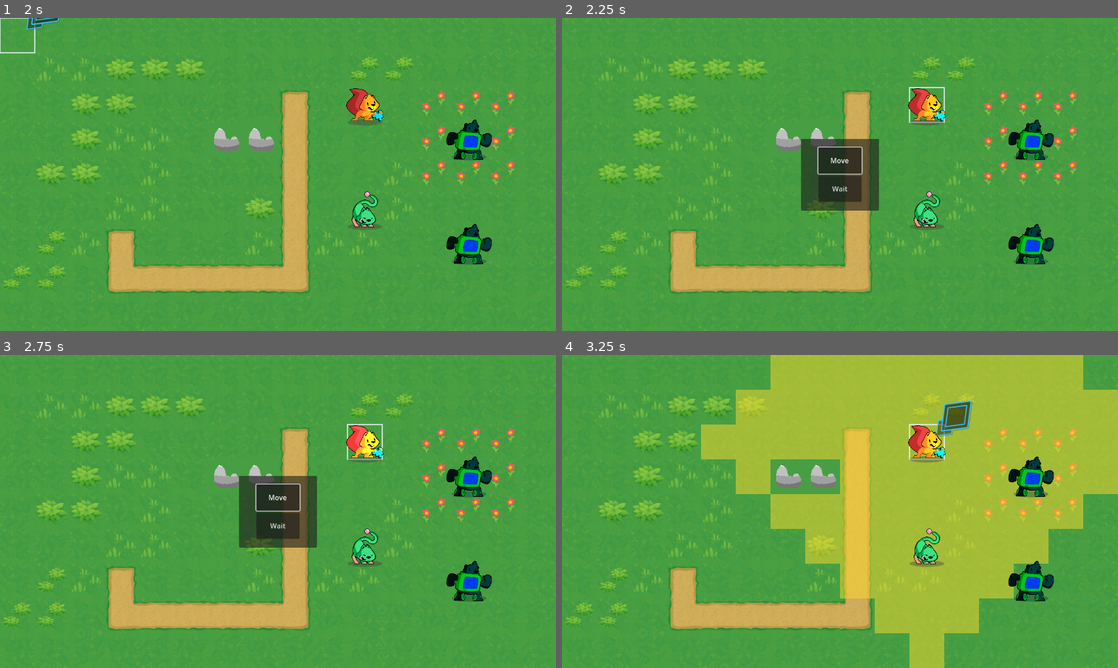
Above: before the commit, frames 1-4 (two rows, left to right).
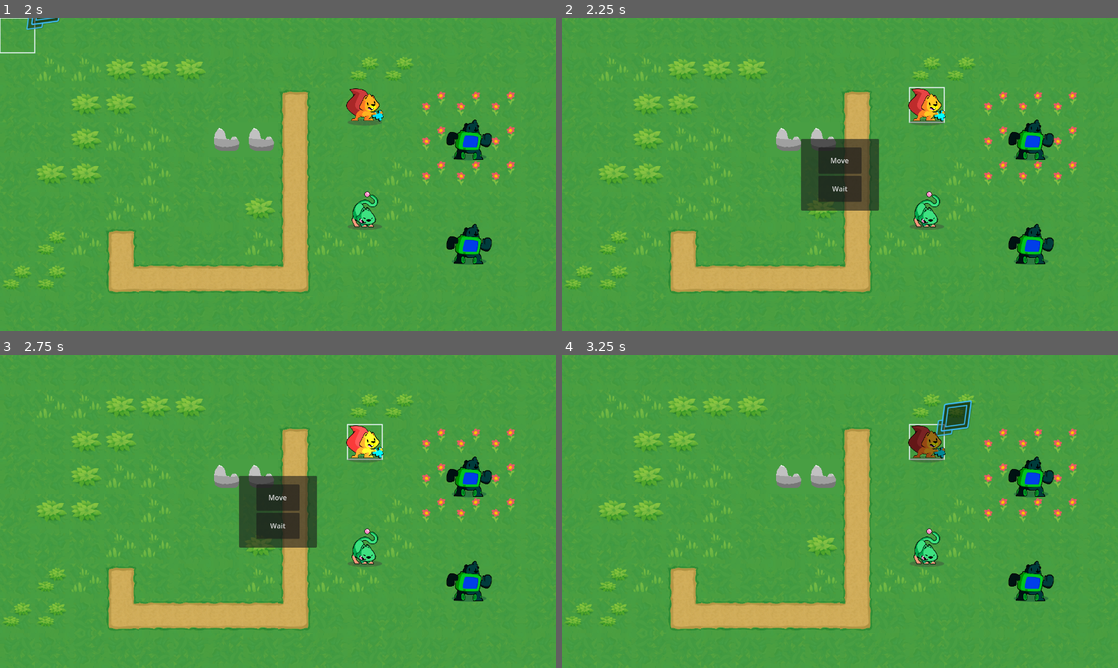
Above: after the commit, the same moments.

Repository: mojius/FarmStrategy
Game: Godot game, scene res://Main.tscn
Two runs of this game, one before a commit and one after it. Both use one fixed random seed, a clock stepped at 60 frames per second and the inputs below.
Inputs (mouse positions are in pixels of both pictures, inside the frame that each line leads up to):
- Up to frame 1 (2 s): tap Enter (ui_accept) at 0.5, 0.77, 1.52 s; move the mouse to (400, 158) at 0.52 s; press the mouse at (400, 158) at 0.53 s; hold Right (ui_right) 0.53-1.28 s; move the mouse to (166, 190) at 1.27 s; release the mouse at (166, 190) at 1.28 s; hold Down (ui_down) from 1.28 s (still down); click (166, 190) at 1.35 s
- Up to frame 2 (2.25 s): tap Enter (ui_accept) at 2 s; move the mouse to (895, 105) at 2.02 s; release Down (ui_down) at 2.03 s; press the mouse at (895, 105) at 2.03 s; hold Right (ui_right) from 2.03 s (still down)
- Up to frame 3 (2.75 s): keep holding Right (ui_right)
- Up to frame 4 (3.25 s): release Right (ui_right) at 2.75 s; release the mouse at (895, 442) at 2.75 s; click "Move" at 2.75 s

Frame 1 is identical in both runs. In frame 2, less than 0.1% of the frame differs, in the area x 45-55%, y 41-50%; in frame 3, less than 0.1%; in frame 4, 43%, in the area x 25-100%, y 0-100%.

Commit message:
Factored in some state to GameBoard

Diff:
--- a/GameBoard/GameBoard.gd
+++ b/GameBoard/GameBoard.gd
@@ -66,6 +66,8 @@
 # selecting a unit and use it in the `_move_active_unit()` function below.
 var _walkable_cells := []
 
+var _old_cell: Vector2
+
 @onready var _unit_overlay: UnitOverlay = $UnitOverlay
 @onready var _unit_path_arrow: UnitPathArrow = $UnitPathArrow
 @onready var _map: TileMap = $Map
@@ -96,7 +98,7 @@
 
 		# Using a dictionary of grid coordinates here.
 		_units[unit.cell] = unit
-		unit.turn_exhausted.connect(_on_unit_exhausted)
+		unit.state_changed.connect(_on_unit_state_changed)
 
 # Selects the unit in the `cell` if there's one there.
 func player_select_unit(cell: Vector2) -> void:
@@ -131,15 +133,24 @@
 	_active_unit = null
 	_walkable_cells.clear()
 
+# Teleports a unit instantly to a position. Used for undoing movement for now.
+func _teleport_active_unit(new_cell: Vector2) -> void:
+	if is_occupied(new_cell):
+		return
+
+	_units.erase(_active_unit.cell)
+	_units[new_cell] = _active_unit
+
+	_active_unit.position = grid.calculate_map_position(new_cell)
+
 # Updates the _units dictionary with the target position for the unit and asks the _active_unit to
 # walk to it.
 func _move_active_unit(new_cell: Vector2) -> void:
 	if is_occupied(new_cell) or not new_cell in _walkable_cells:
 		return
 
-	# When moving a unit, we need to update our `_units` dictionary. We instantly save it in the
-	# target cell even if the unit itself will take time to walk there.
-	# While it's walking, the player won't be able to issue new commands.
+	_old_cell = _active_unit.cell
+
 	_units.erase(_active_unit.cell)
 	_units[new_cell] = _active_unit
 	# Finally, we clear the active unit, we won't need it after this.
@@ -151,6 +162,7 @@
 
 	_state = GameState.FREE
 	# Now that the unit is done moving, set it as exhausted.
+
 	_units[new_cell].set_state("Exhausted")
 
 # Updates the interactive path's drawing if there's an active and selected unit.
@@ -187,8 +199,12 @@
 		_deselect_active_unit()
 
 
-func _on_unit_exhausted() -> void:
-	_check_should_turn_end()
+func _on_unit_state_changed(unit: Unit) -> void:
+	var state = unit.get_state()
+	if (state == "Exhausted"):
+		_check_should_turn_end()
+	elif (state == "Moved"):
+		pass
 
 func _check_should_turn_end():
 	var faction_units := get_tree().get_nodes_in_group(_active_faction)
--- a/Menu/ActionMenu.gd
+++ b/Menu/ActionMenu.gd
@@ -5,14 +5,29 @@
 @onready var items: Button = $MarginContainer/VBoxContainer/Items
 @onready var wait: Button = $MarginContainer/VBoxContainer/Wait
 
-func setup(move_func: Callable, wait_func: Callable):
+
+# Figure out how to pass null callable.
+func setup(move_func: Callable, wait_func: Callable, attack_func: Callable):
 	await self.ready
-	move.pressed.connect(move_func)
-	wait.pressed.connect(wait_func)
-	move.grab_focus()
+	if (move_func):
+		move.pressed.connect(move_func)
+		move.show()
+	if (wait_func):
+		wait.pressed.connect(wait_func)
+		wait.show()
+	if (attack_func):
+		attack.pressed.connect(wait_func)
+		attack.show()
 
+		wait.grab_focus()
+
+# The way the menu appears and disappears needs tweaking.
 func _on_move_pressed():
 	queue_free()
 
 func _on_wait_pressed():
 	queue_free()
+
+
+func _on_attack_pressed():
+	queue_free()
--- a/Menu/ActionMenu.tscn
+++ b/Menu/ActionMenu.tscn
@@ -28,6 +28,7 @@
 theme_override_constants/separation = 5
 
 [node name="Move" type="Button" parent="MarginContainer/VBoxContainer"]
+visible = false
 custom_minimum_size = Vector2(100, 60)
 layout_mode = 2
 text = "Move
@@ -46,9 +47,11 @@
 text = "Items"
 
 [node name="Wait" type="Button" parent="MarginContainer/VBoxContainer"]
+visible = false
 custom_minimum_size = Vector2(100, 60)
 layout_mode = 2
 text = "Wait"
 
 [connection signal="pressed" from="MarginContainer/VBoxContainer/Move" to="." method="_on_move_pressed"]
+[connection signal="pressed" from="MarginContainer/VBoxContainer/Attack" to="." method="_on_attack_pressed"]
 [connection signal="pressed" from="MarginContainer/VBoxContainer/Wait" to="." method="_on_wait_pressed"]
--- a/Menu/MenuManager.gd
+++ b/Menu/MenuManager.gd
@@ -3,9 +3,9 @@
 
 var menu: ActionMenu
 
-func add_action_menu(attack: Callable, wait: Callable) -> void:
+func add_action_menu(wait: Callable = Callable(), move: Callable = Callable(), attack: Callable = Callable()) -> void:
 	menu = _action_menu.instantiate()
-	menu.setup(attack, wait)
+	menu.setup(move, wait, attack)
 	add_child(menu)
 
 func kill_action_menu() -> void:
--- a/Units/Unit.gd
+++ b/Units/Unit.gd
@@ -12,7 +12,7 @@
 # We'll use this to limit the cells the unit can move to.
 @export var move_range := 6
 
-signal turn_exhausted(unit: Unit)
+signal state_changed(unit: Unit)
 
 # Ben D: These are currently a little convoluted since they're basically conflated with groups.
 # We can fix it a little later if you want.
@@ -64,9 +64,9 @@
 # Making this into its own function so maybe later we can do stuff with making the unit grayed out.
 func set_state(state: String) -> void:
 	_state = state
+	state_changed.emit(self)
 	if (state == "Exhausted"):
 		_anim_state = "exhausted"
-		turn_exhausted.emit()
 	else:
 		_anim_state = "idle"
 
